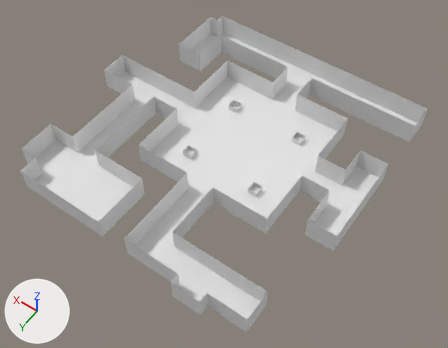
Before and after pictures for a commit that changed the Blender file blender models/Garden/Keystone Maze mesh.blend.
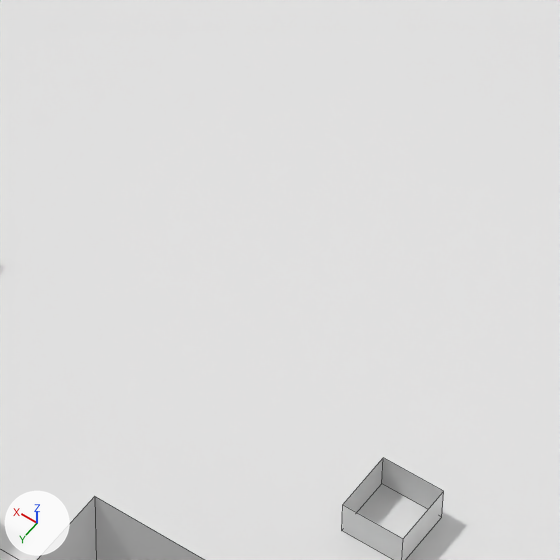
There are two pictures of each version: one whole from a 50 mm lens placed at (-20.9, 94.1, 97.4), pointed at (24.0, 31.2, -1.3), one close up on the part from 44% to 62% of the width and 33% to 56% of the height. The axes (+X, +Y, +Z) are drawn at lower left. The lights are the same throughout. The last two pictures show the newer version. The close-ups show mesh edges as thin lines.
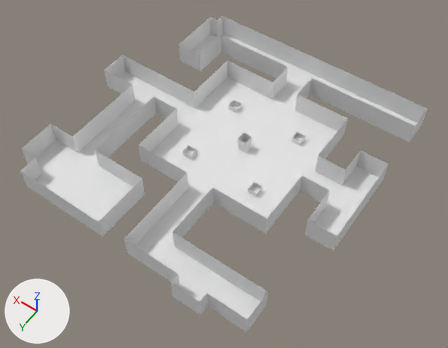
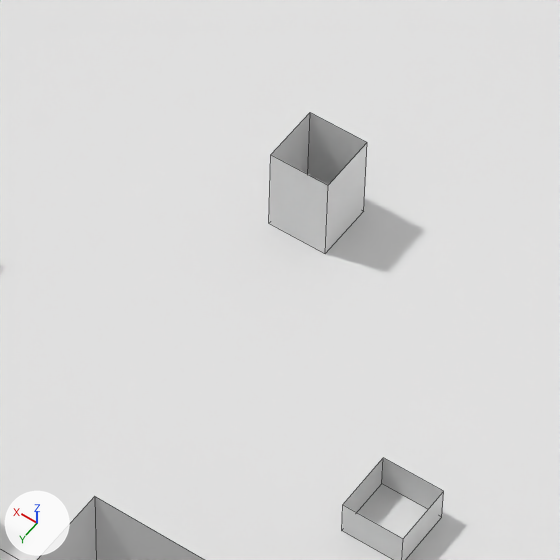
The change in detail:
me_cube is used by ob_cube_001; location (0.0, 0.0, 2.5); scale (3.0, 3.0, 2.5).
me_cube had 132 vertices, 77 faces and spanned x -1.0..19.7, y -1.0..19.7, z -1.0..1.0.
me_cube now has 140 vertices, 81 faces and spans x -1.0..19.7, y -1.0..19.7, z -1.0..1.0.
me_cube part 1: the loose piece of 8 vertices spanning x 5.0..5.7, y 5.0..5.7, z -1.0..-0.5 is copied, and the copy is scaled about its middle by (1, 1, 2.54), then moved by (2.7, 2.7, 0.4); it spans x 7.7..8.3, y 7.7..8.3, z -1.0..0.2.

Location of each change, [x1, y1, x2, y2] in pixels of the close-ups (560 x 560 px):
part 1 of me_cube, added
    after: [269, 112, 367, 254]
